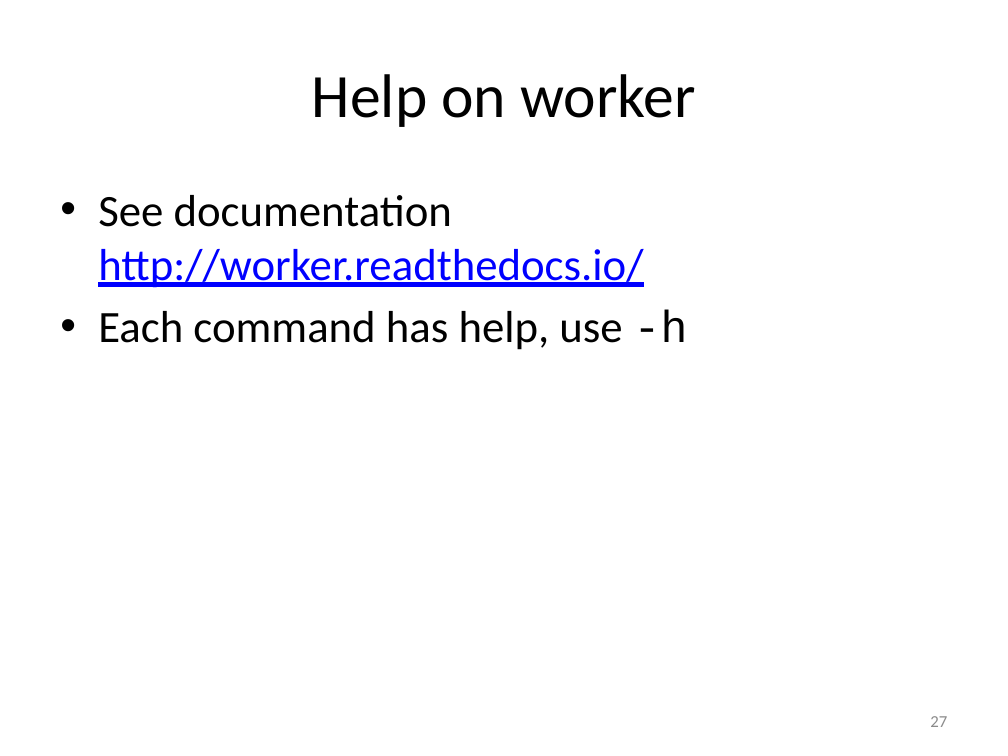
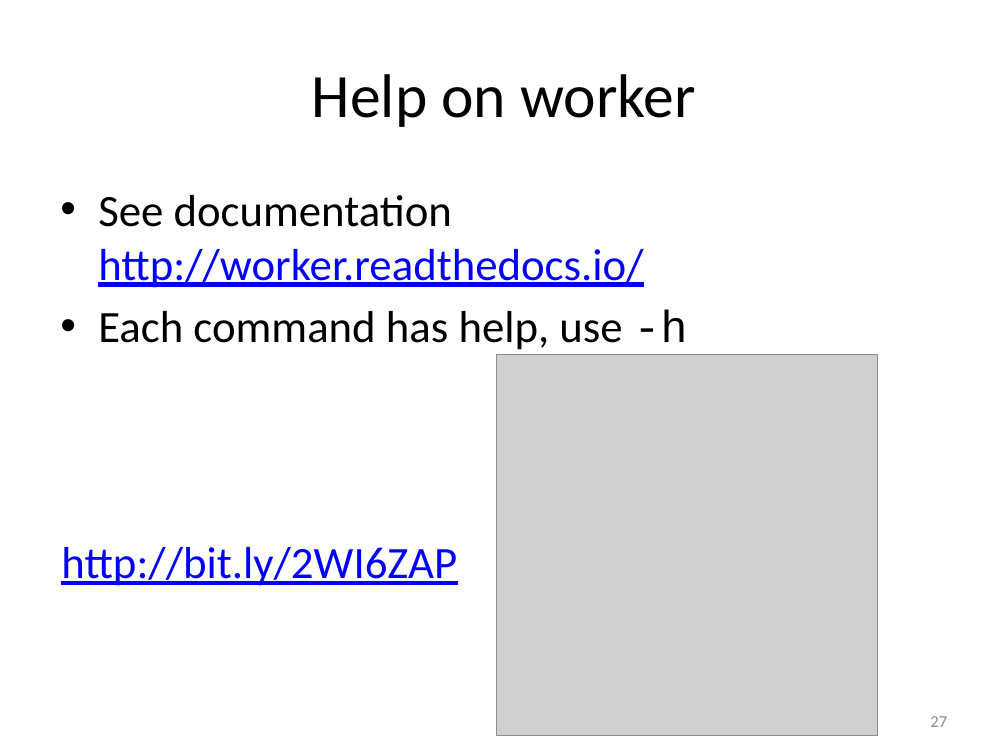
Before and after one commit to gjbex/worker-and-atools, a slide deck: slide 27 of worker_atools.pptx. Drawn at 1008x756 pixels with LibreOffice and Linux fonts; fonts in the diff are those of the drawing; grey boxes stand for pictures. Boxes give left, top, right and bottom in pixels: in the first picture for what was removed or moved away, otherwise in the second. Text is boxed around its words. In the diff, an @@ line names an element or a change of style, - is before the commit and + after.

```diff
--- a/worker_atools.pptx
+++ b/worker_atools.pptx
@@ picture added at (496, 354, 877, 735) @@
@@ text added at (61, 547, 457, 586), 32 pt, text #0000FF, underline @@
+http://bit.ly/2WI6ZAP
```
Also in this commit, not shown: 2 other slides changed, 1 slide added, 1 slide removed.
